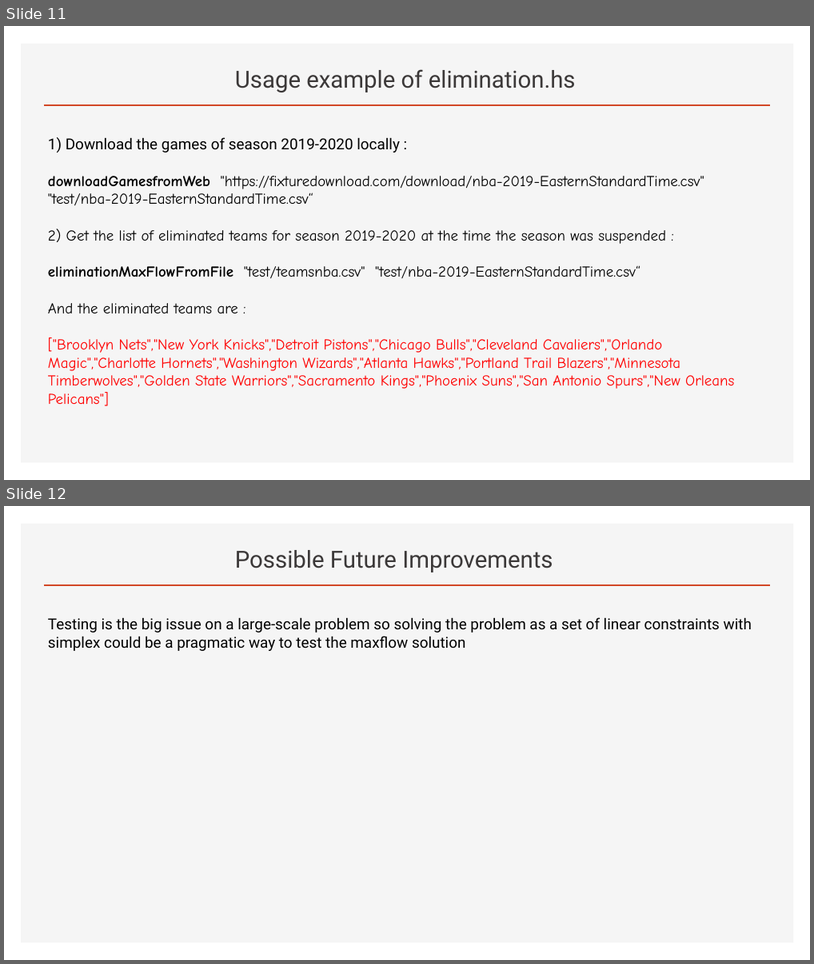
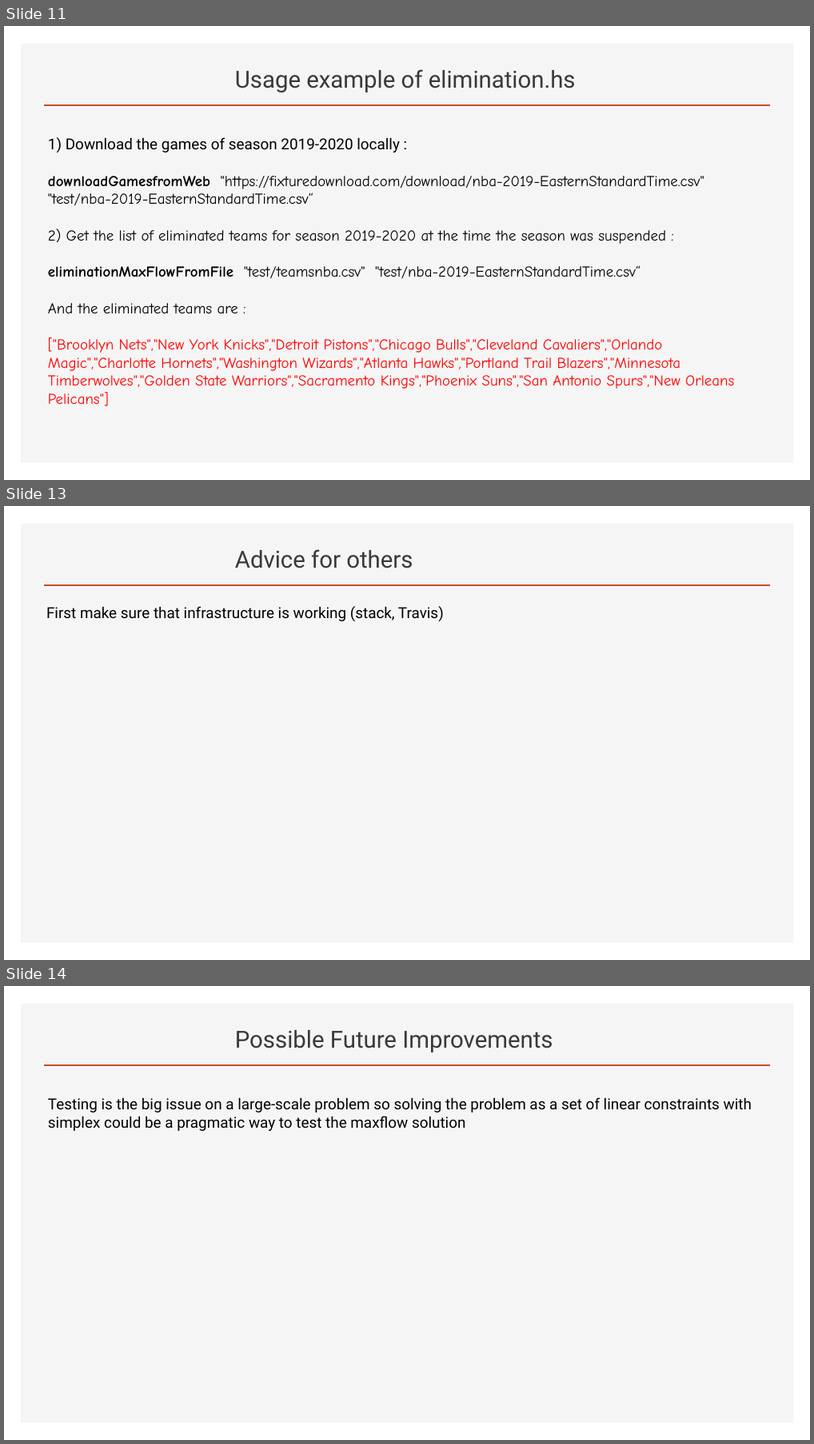
Before and after one commit to Pomona-College-CS181-SP2020/NBAelimination, a slide deck: Basketball-Elimination_problem.pptx. Shown one above the other, each under a label of ours: slides 11 and 12 before the commit, slides 11, 13 and 14 after it; the slides between them are not shown. The pictures are 814x964 and 814x1444 pixels, drawn with LibreOffice and Linux fonts; fonts in the diff are those of the drawing. Boxes give left, top, right and bottom in pixels: in the first picture for what was removed or moved away, otherwise in the second. Text is boxed around its words. In the diff, an @@ line names an element or a change of style, - is before the commit and + after.

```diff
--- a/Basketball-Elimination_problem.pptx
+++ b/Basketball-Elimination_problem.pptx
@@ slide 13 added at box(4, 506, 810, 960), background #FFFFFF; not listed: 2 template elements that a slide beside it also shows @@
@@ title added at box(235, 549, 413, 568), 28 pt, text #3B3838 @@
+Advice for others
@@ text added at box(46, 606, 444, 621), 18 pt, text #000000 @@
+First make sure that infrastructure is working (stack, Travis)
@@ what was slide 12 is now slide 14 @@
```
Also in this commit, not shown: 1 slide changed, 1 other slide added.
